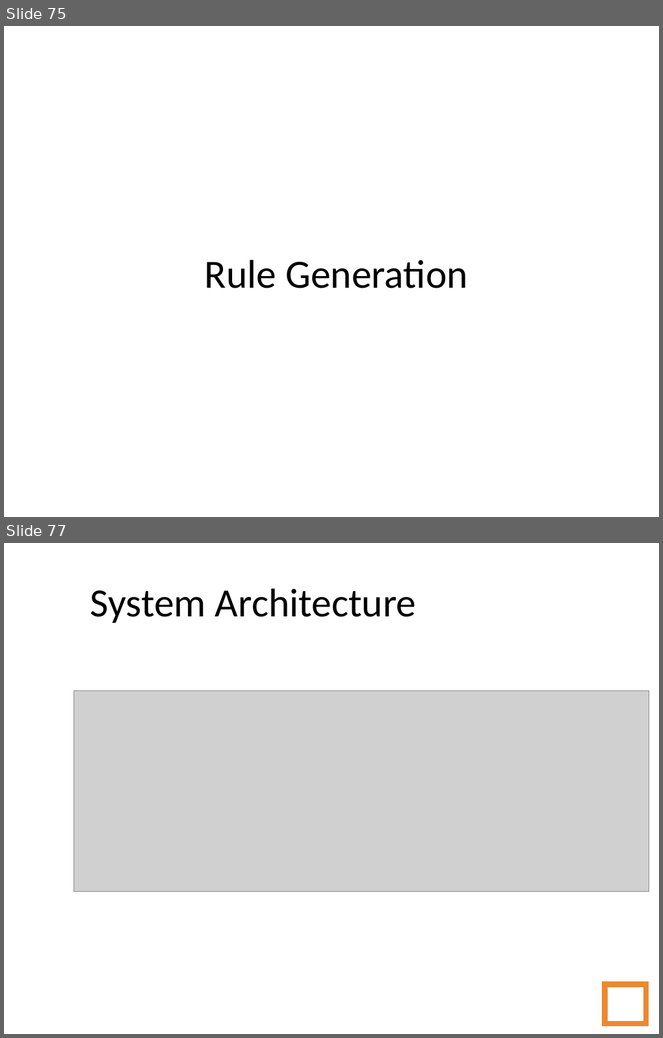
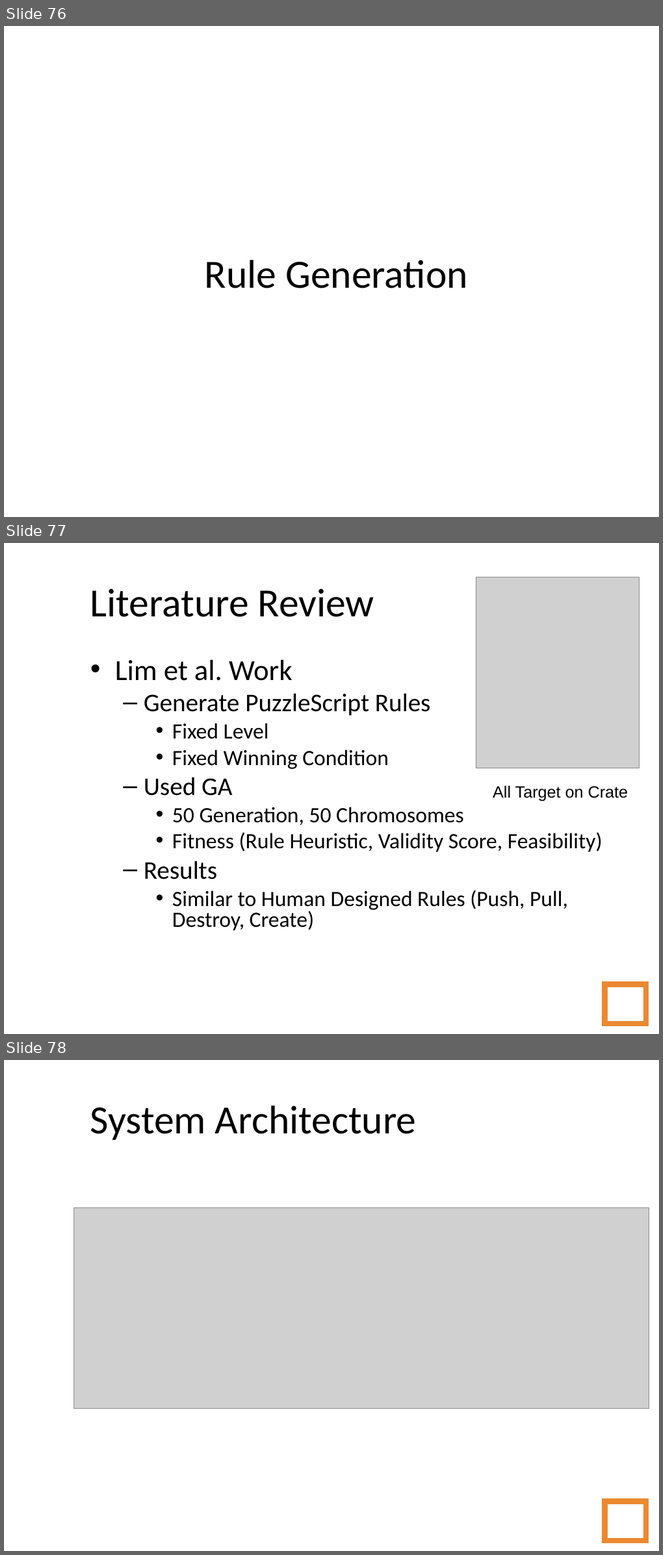
Before and after one commit to amidos2006/Automatic-Game-Script-Generation, a slide deck: Presentation/Automatic Game Script Generation.ppt. Shown one above the other, each under a label of ours: slides 75 and 77 before the commit, slides 76, 77 and 78 after it; the slides between them are not shown. The pictures are 663x1038 and 663x1555 pixels, drawn with LibreOffice and Linux fonts; fonts in the diff are those of the drawing; grey boxes stand for pictures; background and template pictures are left out. Boxes give left, top, right and bottom in pixels: in the first picture for what was removed or moved away, otherwise in the second. Text is boxed around its words. In the diff, an @@ line names an element or a change of style, - is before the commit and + after.

```diff
--- a/Presentation/Automatic Game Script Generation.ppt
+++ b/Presentation/Automatic Game Script Generation.ppt
@@ slide 77 added at [4,543,659,1034], background picture (left out) @@
@@ picture added at [476,577,639,769] @@
@@ title added at [90,589,374,617], 44 pt, text #000000 @@
+Literature Review
@@ text added at [115,660,603,931], 24 pt, text #000000 @@
+• Lim et al. Work
+  – Generate PuzzleScript Rules
+    • Fixed Level
+    • Fixed Winning Condition
+  – Used GA
+    • 50 Generation, 50 Chromosomes
+    • Fitness (Rule Heuristic, Validity Score, Feasibility)
+  – Results
+    • Similar to Human Designed Rules (Push, Pull, Destroy, Create)
@@ text added at [493,785,629,802], 18 pt, text #000000 @@
+All Target on Crate
@@ page number added at [605,984,646,1024], outline #EB8931 6.01 pt, 14 pt, text #FFFFFF @@
+77
@@ what was slide 75 is now slide 76 @@
@@ what was slide 77 is now slide 78 @@
```
Also in this commit, not shown: 1 slide changed, 1 other slide added, 1 slide removed, 2 other files.
